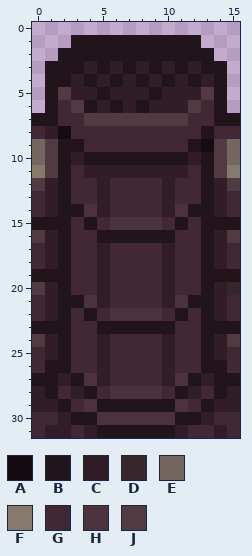
One commit to this pixel-art sprite: src/main/resources/sprites/prop/29.png. Above is the file before it was changed.
The file is 16x32 pixels. Colours within 5 levels of each other are drawn and written as one.
Palette (. is transparent): A #140c11  B #21141b  C #301d27  D #38262d  E #756760  F #867a6c  G #422835  H #4b323d  J #523a42
Once edited:
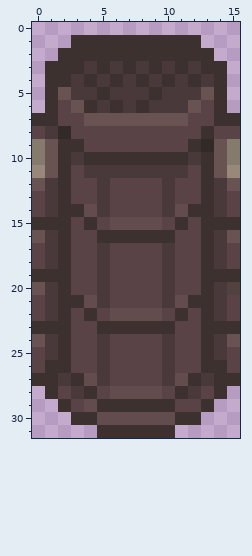
Change:
{"colour":"A","old":"#140c11","new":"#312a27"}
{"colour":"B","old":"#21141b","new":"#3d3130"}
{"colour":"C","old":"#301d27","new":"#4a393a"}
{"colour":"D","old":"#38262d","new":"#51413f"}
{"colour":"E","old":"#756760","new":"#867a6c"}
{"colour":"F","old":"#867a6c","new":"#978879"}
{"colour":"G","old":"#422835","new":"#5a4346"}
{"colour":"H","old":"#4b323d","new":"#624c4d"}
{"colour":"J","old":"#523a42","new":"#685352"}
{"y":28,"x":0,"old":"C","new":"."}
{"y":28,"x":15,"old":"C","new":"."}
{"y":29,"x":0,"old":"CC","new":".."}
{"y":29,"x":11,"old":"H","new":"G"}
{"y":29,"x":14,"old":"CC","new":".."}
{"y":30,"x":0,"old":"GGC","new":"..."}
{"y":30,"x":13,"old":"CGG","new":"..."}
{"y":31,"x":0,"old":"GCCGC","new":"....."}
{"y":31,"x":11,"old":"CGGCG","new":"....."}
{"label":"changed","picture_box":[32,35,240,438]}
